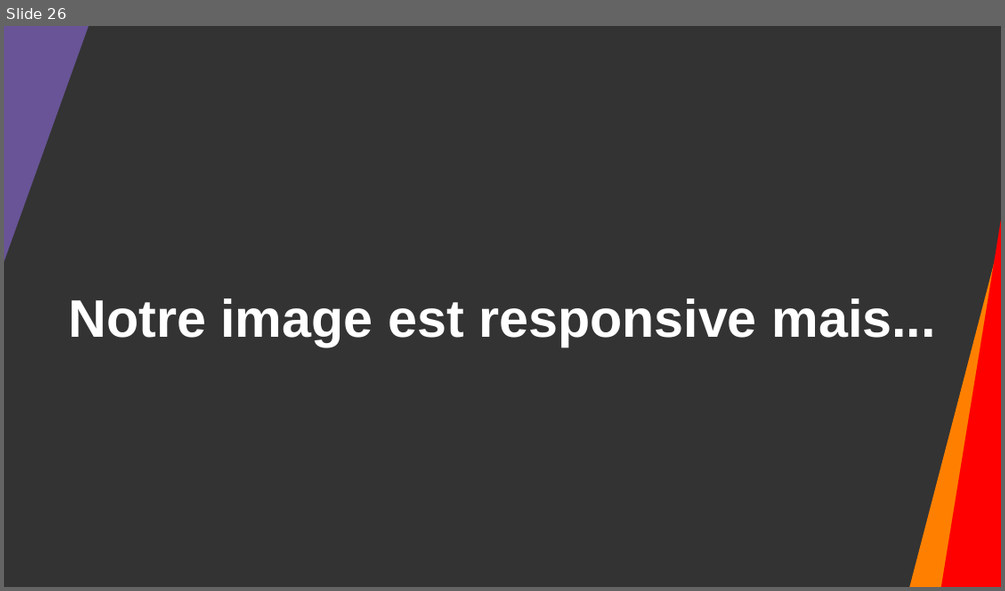
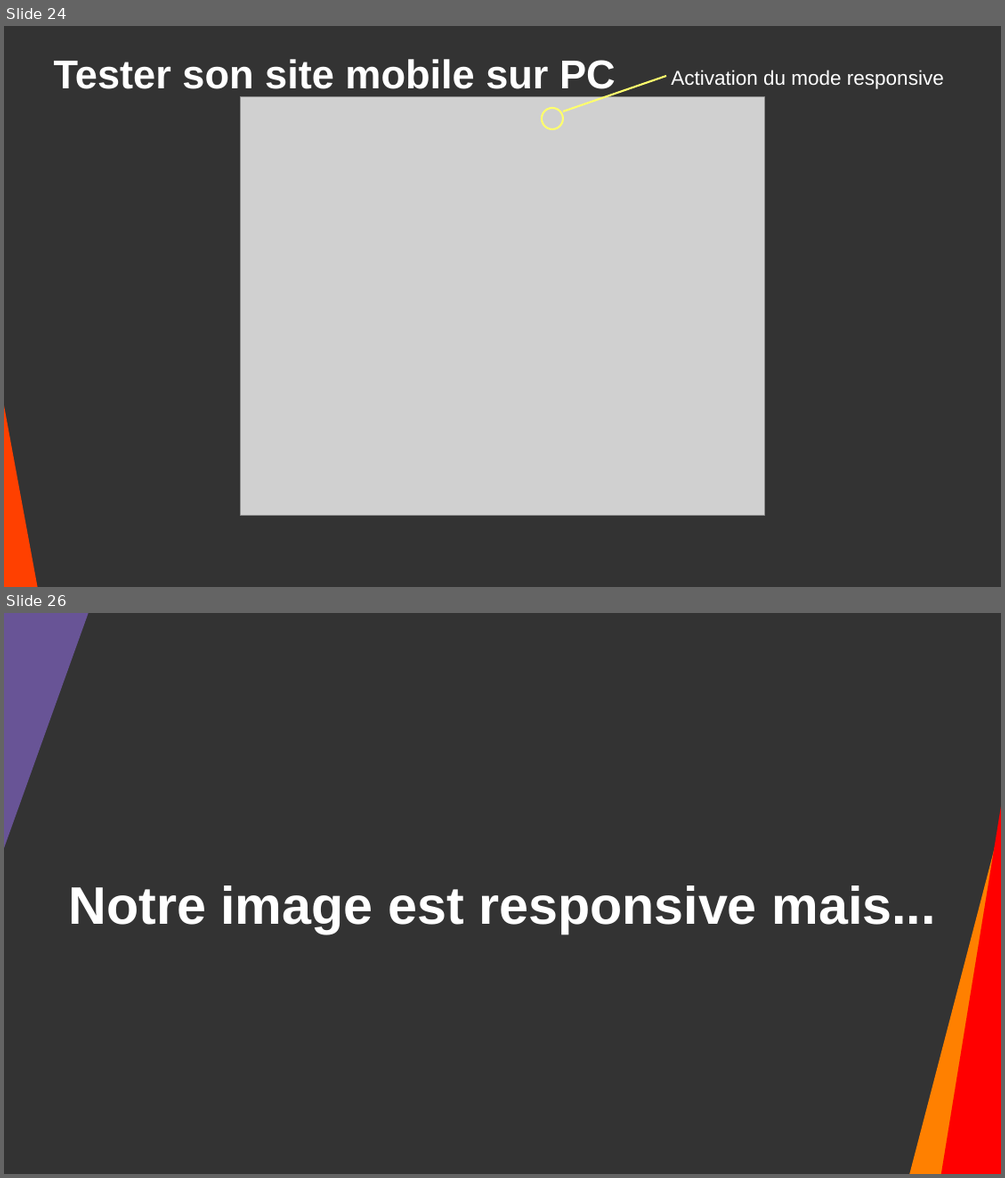
Before and after one commit to DanYellow/cours, a slide deck: integration-web-s3/travaux-pratiques/numero-2/presentation.odp. Shown one above the other, each under a label of ours: slide 26 before the commit, slides 24 and 26 after it; the slides between them are not shown. The pictures are 1005x591 and 1005x1178 pixels, drawn with LibreOffice and Linux fonts; fonts in the diff are those of the drawing; grey boxes stand for pictures. Boxes give left, top, right and bottom in pixels: in the first picture for what was removed or moved away, otherwise in the second. Text is boxed around its words. In the diff, an @@ line names an element or a change of style, - is before the commit and + after.

```diff
--- a/integration-web-s3/travaux-pratiques/numero-2/presentation.odp
+++ b/integration-web-s3/travaux-pratiques/numero-2/presentation.odp
@@ slide 24 added at (4,26,1001,587), background #333333 @@
@@ title added at (54,59,615,95), 32 pt, text #FFFFFF, bold @@
+Tester son site mobile sur PC
@@ line added from (563, 111) to (666, 76), #FFFF6D 1.5 pt @@
@@ title added at (671,70,944,89), 16 pt, text #FFFFFF @@
+Activation du mode responsive
@@ picture added at (240,97,765,516) @@
@@ right triangle added at (4,111,40,587), fill #FF4000 @@
@@ ellipse added at (542,108,563,130), outline #FFFF6D 1.5 pt @@
```
Also in this commit, not shown: 17 slides changed, 1 slide removed, 8 other files.
